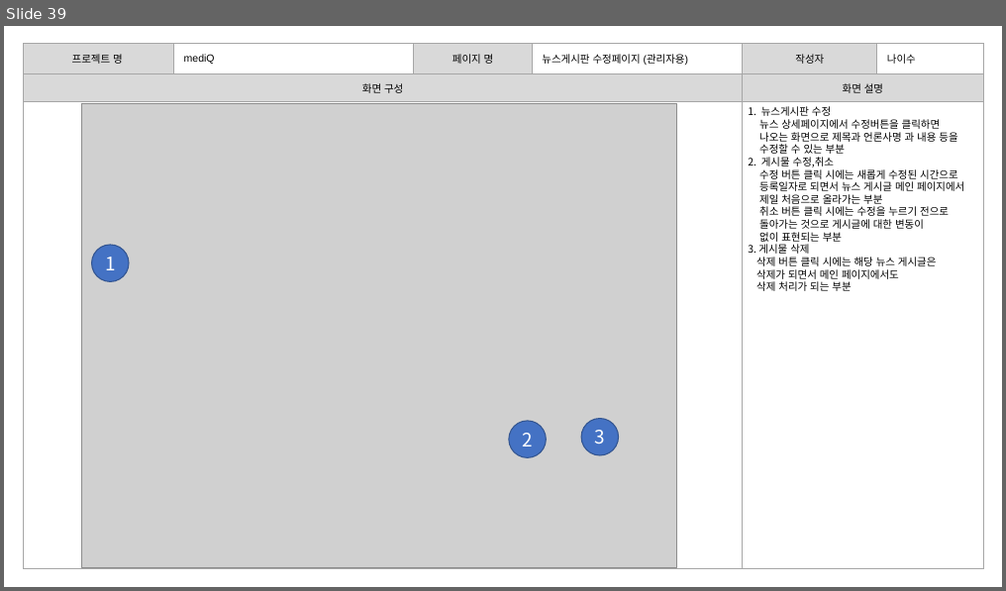
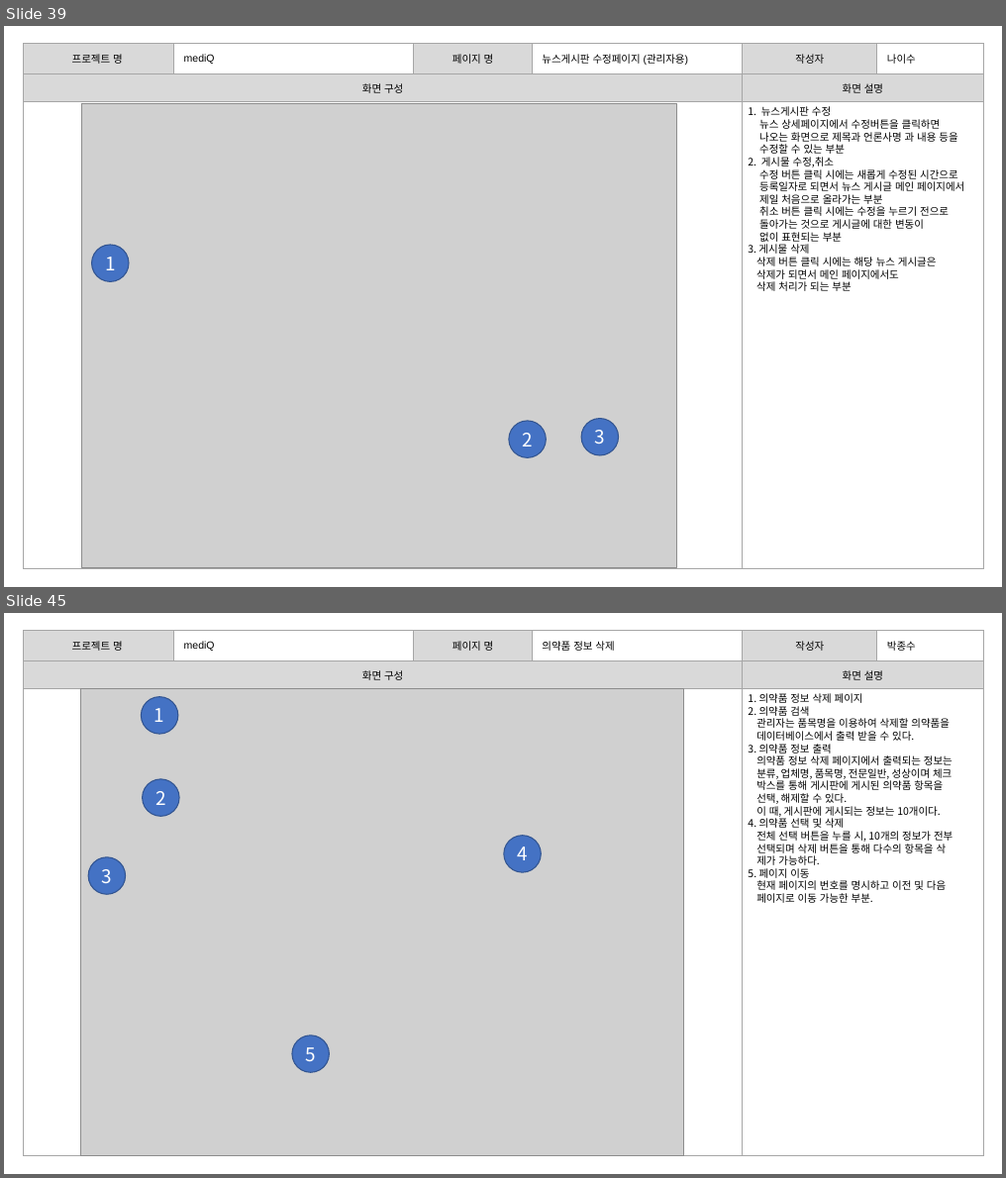
Before and after one commit to burnyst/mediQ, a slide deck: doc/0빅데이터분석프로젝트(공용)/[06] 스토리보드.pptx. Shown one above the other, each under a label of ours: slide 39 before the commit, slides 39 and 45 after it; the slides between them are not shown. The pictures are 1006x591 and 1006x1178 pixels, drawn with LibreOffice and Linux fonts; fonts in the diff are those of the drawing; grey boxes stand for pictures. Boxes give left, top, right and bottom in pixels: in the first picture for what was removed or moved away, otherwise in the second. Text is boxed around its words. In the diff, an @@ line names an element or a change of style, - is before the commit and + after.

```diff
--- a/doc/0빅데이터분석프로젝트(공용)/[06] 스토리보드.pptx
+++ b/doc/0빅데이터분석프로젝트(공용)/[06] 스토리보드.pptx
@@ slide 45 added at <box>4,613,1002,1174</box>, background #FFFFFF @@
@@ table added at <box>24,630,983,684</box>, 1 rows, 6 columns @@
+프로젝트 명 | mediQ | 페이지 명 | 의약품 정보 삭제 | 작성자 | 박종수
@@ table added at <box>24,662,984,1156</box>, 2 rows, 2 columns @@
+화면 구성 | 화면 설명
+ | 
@@ picture added at <box>80,688,683,1156</box> @@
@@ ellipse added at <box>141,697,178,735</box>, fill #4472C4, outline #325491 1 pt, 18 pt, text #FFFFFF @@
+1
@@ text added at <box>747,693,952,903</box>, 10 pt, text #000000 @@
+1. 의약품 정보 삭제 페이지
+2. 의약품 검색
+관리자는 품목명을 이용하여 삭제할 의약품을
+데이터베이스에서 출력 받을 수 있다.
+3. 의약품 정보 출력
+의약품 정보 삭제 페이지에서 출력되는 정보는
+분류, 업체명, 품목명, 전문일반, 성상이며 체크
+박스를 통해 게시판에 게시된 의약품 항목을
+선택, 해제할 수 있다.
+이 때, 게시판에 게시되는 정보는 10개이다.
+4. 의약품 선택 및 삭제
+전체 선택 버튼을 누를 시, 10개의 정보가 전부
+선택되며 삭제 버튼을 통해 다수의 항목을 삭
+제가 가능하다.
+5. 페이지 이동
+현재 페이지의 번호를 명시하고 이전 및 다음
+페이지로 이동 가능한 부분.
@@ ellipse added at <box>143,779,180,817</box>, fill #4472C4, outline #325491 1 pt, 18 pt, text #FFFFFF @@
+2
@@ ellipse added at <box>504,836,542,872</box>, fill #4472C4, outline #325491 1 pt, 18 pt, text #FFFFFF @@
+4
@@ ellipse added at <box>88,858,126,894</box>, fill #4472C4, outline #325491 1 pt, 18 pt, text #FFFFFF @@
+3
@@ ellipse added at <box>292,1036,330,1073</box>, fill #4472C4, outline #325491 1 pt, 18 pt, text #FFFFFF @@
+5
```
Also in this commit, not shown: 5 other slides added, 1 slide removed.
